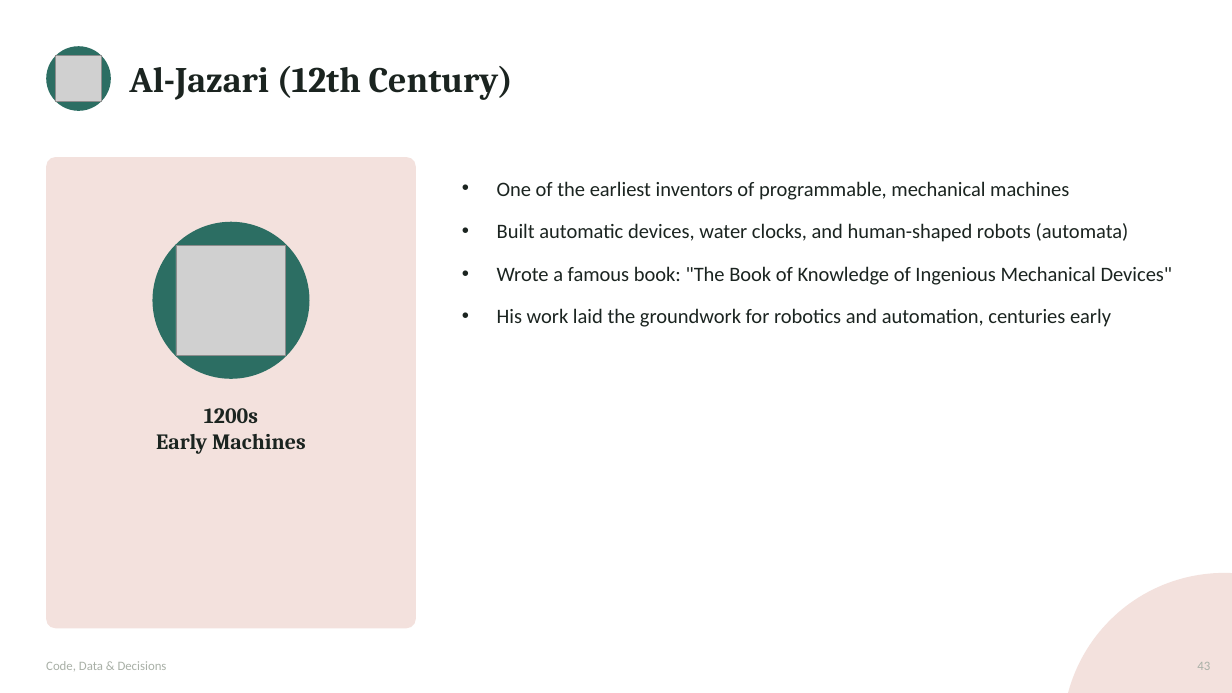
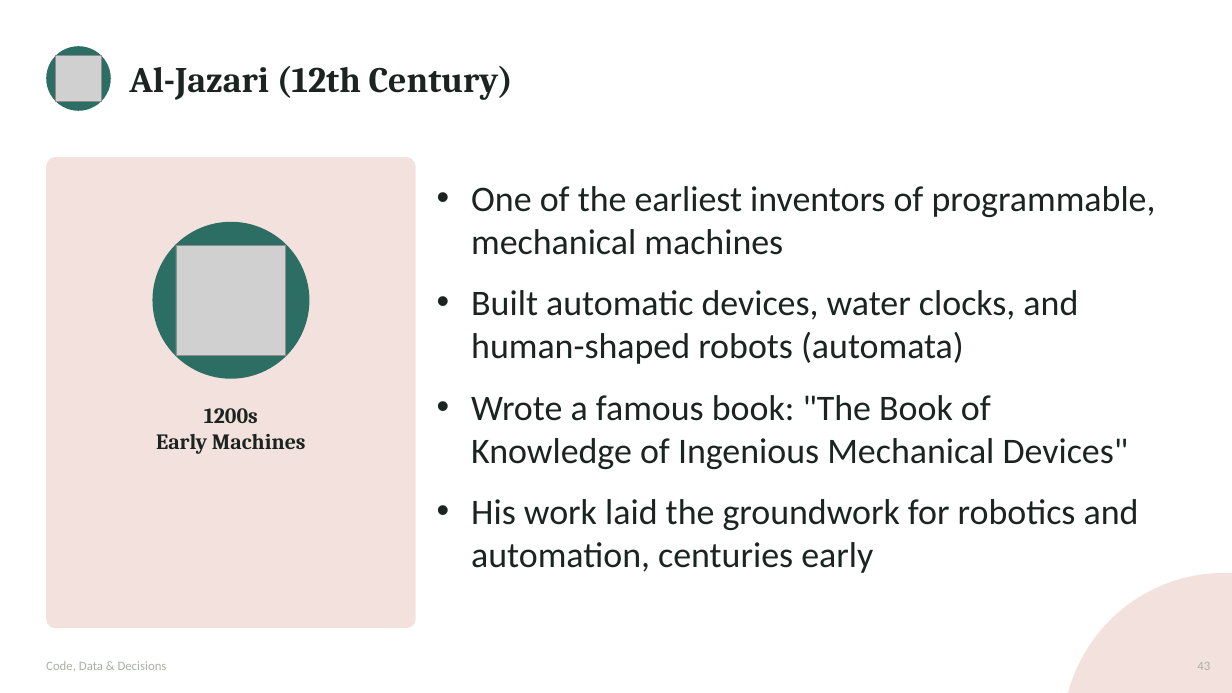
Before and after one commit to waseem-development/ai-ml-course, a slide deck: slide 43 of slides/1_course_day1_day2_v2.pptx. Drawn at 1232x693 pixels with LibreOffice and Linux fonts; fonts in the diff are those of the drawing; grey boxes stand for pictures. Boxes give left, top, right and bottom in pixels: in the first picture for what was removed or moved away, otherwise in the second. Text is boxed around its words. In the diff, an @@ line names an element or a change of style, - is before the commit and + after.

```diff
--- a/slides/1_course_day1_day2_v2.pptx
+++ b/slides/1_course_day1_day2_v2.pptx
@@ text "One of the earliest inventors ...": place and size @@
-text "One of the earliest inventors ..." at [497, 181, 1173, 327]
+text "One of the earliest inventors ..." at [471, 186, 1156, 573]
@@ text "One of the earliest inventors ..." at [471, 186, 1156, 573]: size 16 to 28 pt @@
```
Also in this commit, not shown: 10 other slides changed, 3 slides added, 1 other file.
